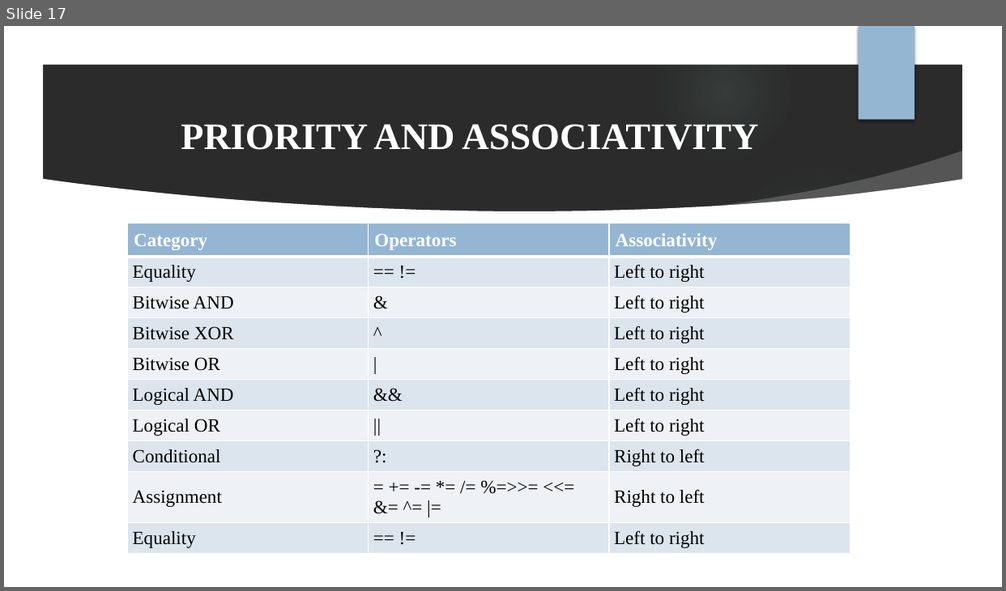
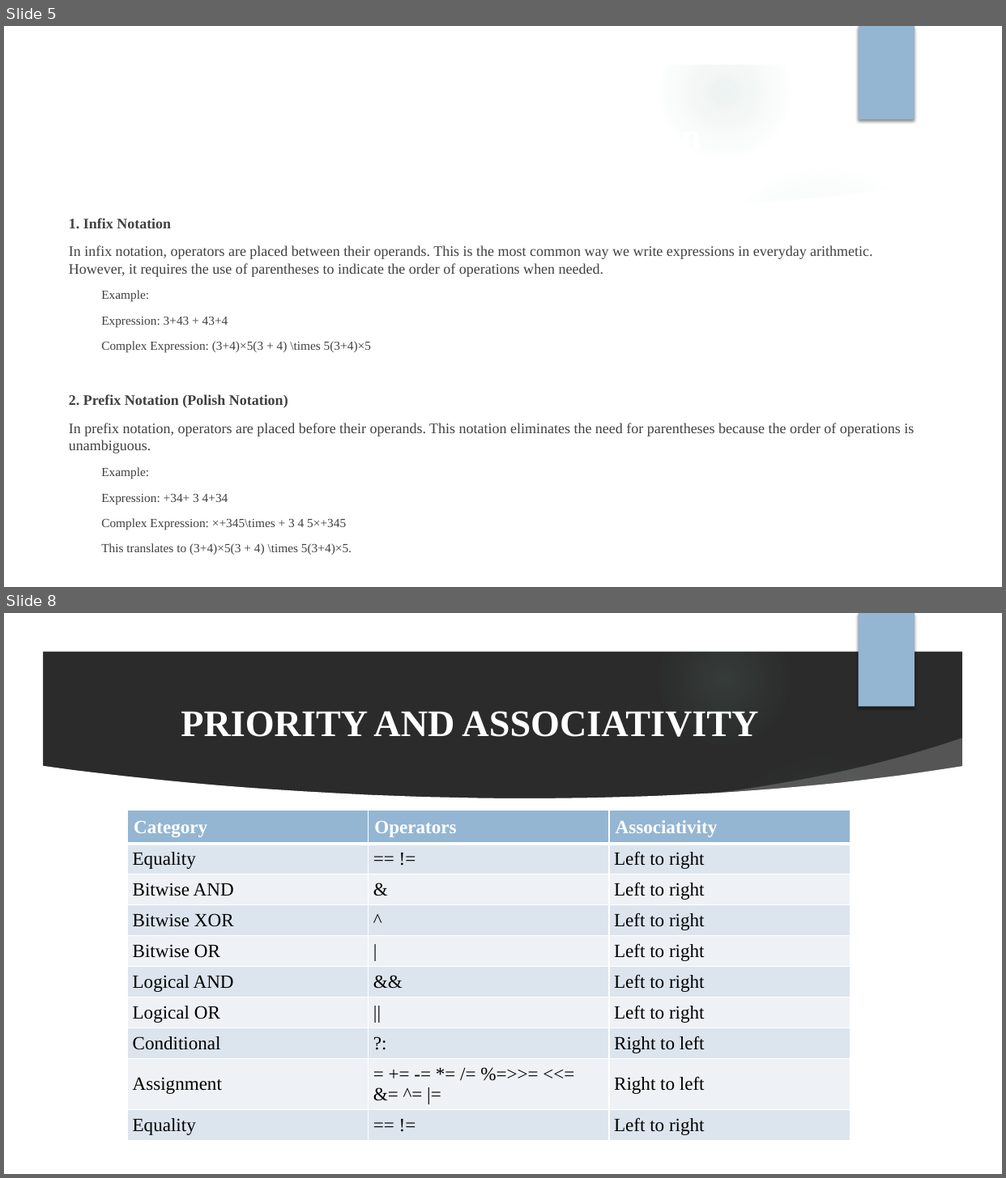
Before and after one commit to sayali0106/IDLP_PROJECTS, a slide deck: Java Expressions, Expression Evaluation, Priority - 9 oct.pptx. Shown one above the other, each under a label of ours: slide 17 before the commit, slides 5 and 8 after it; the slides between them are not shown. The pictures are 1006x591 and 1006x1178 pixels, drawn with LibreOffice and Linux fonts; fonts in the diff are those of the drawing; background and template pictures are left out; a plain dark background stands for a picture behind light text. Boxes give left, top, right and bottom in pixels: in the first picture for what was removed or moved away, otherwise in the second. Text is boxed around its words. In the diff, an @@ line names an element or a change of style, - is before the commit and + after.

```diff
--- a/Java Expressions, Expression Evaluation, Priority - 9 oct.pptx
+++ b/Java Expressions, Expression Evaluation, Priority - 9 oct.pptx
@@ slide 5 added at box(4, 26, 1002, 587), background picture (left out); not listed: 9 template elements that a slide beside it also shows @@
@@ title added at box(98, 105, 816, 163), 36 pt, text #FFFFFF, bold @@
+Infix Notation & Prefix Notation
@@ text added at box(69, 218, 914, 555), 14 pt, text #404040 @@
+1. Infix Notation
+In infix notation, operators are placed between their operands. This is the most common way we write expressions in everyday arithmetic. However, it requires the use of parentheses to indicate the order of operations when needed.
+  Example:
+  Expression: 3+43 + 43+4
+  Complex Expression: (3+4)×5(3 + 4) \times 5(3+4)×5
+2. Prefix Notation (Polish Notation)
+In prefix notation, operators are placed before their operands. This notation eliminates the need for parentheses because the order of operations is unambiguous.
+  Example:
+  Expression: +34+ 3 4+34
+  Complex Expression: ×+345\times + 3 4 5×+345
+  This translates to (3+4)×5(3 + 4) \times 5(3+4)×5.
@@ what was slide 17 is now slide 8 @@
```
Also in this commit, not shown: 1 slide changed, 1 other slide added.
